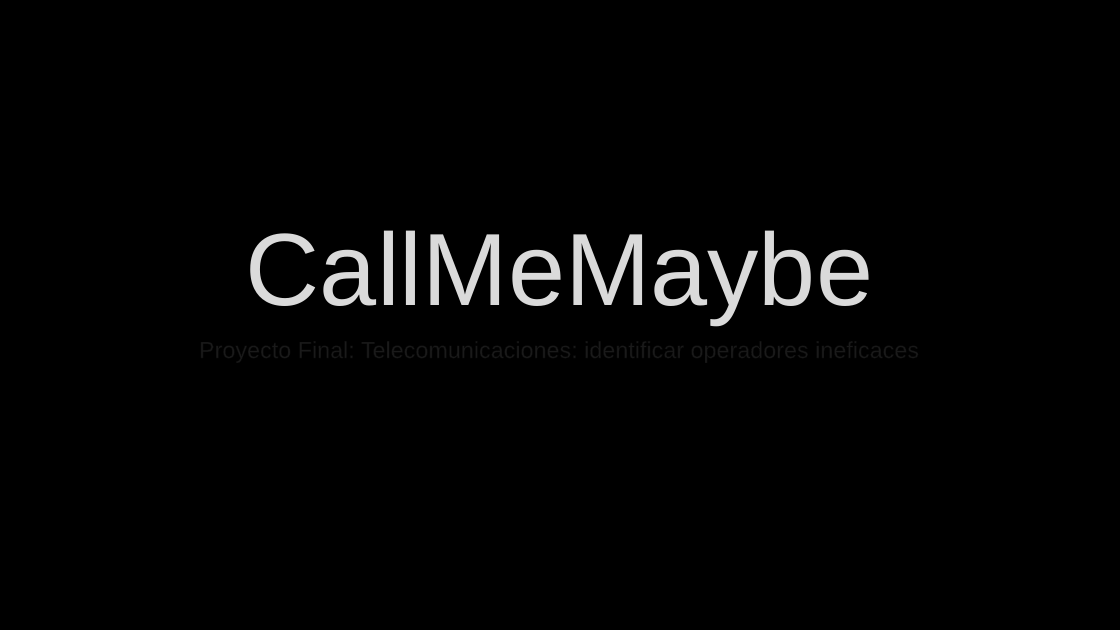
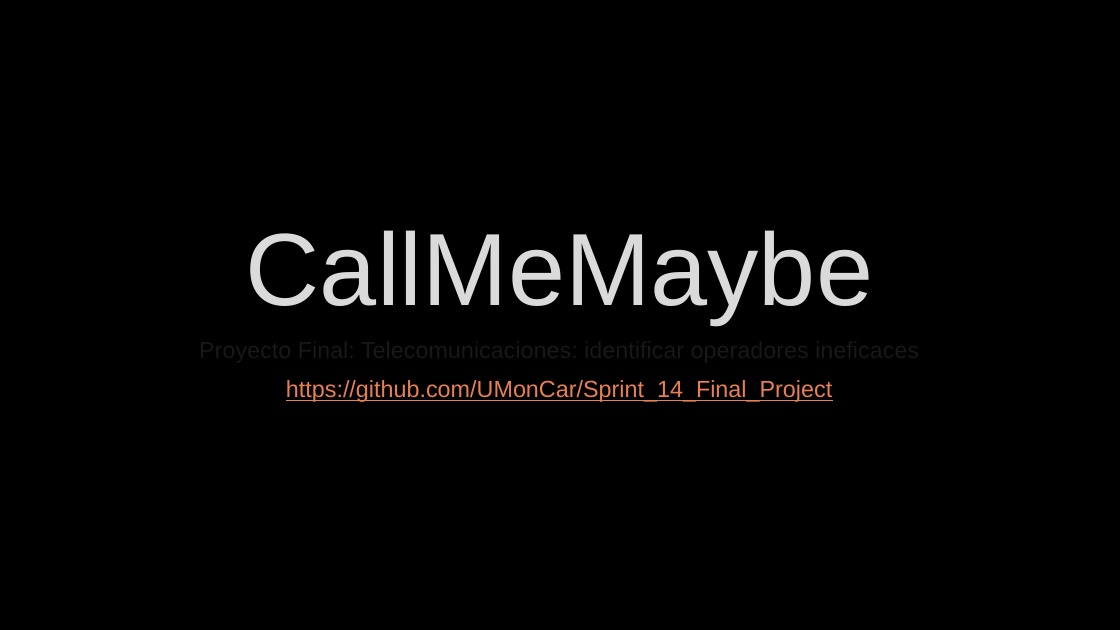
Before and after one commit to UMonCar/Sprint_14_Final_Project, a slide deck: slide 1 of Telecomunicaciones/CallMeMaybe.pptx. Drawn at 1120x630 pixels with LibreOffice and Linux fonts; fonts in the diff are those of the drawing; background and template pictures are left out. Boxes give left, top, right and bottom in pixels: in the first picture for what was removed or moved away, otherwise in the second. Text is boxed around its words. In the diff, an @@ line names an element or a change of style, - is before the commit and + after.

Commit message:
"Link to github added"

```diff
--- a/Telecomunicaciones/CallMeMaybe.pptx
+++ b/Telecomunicaciones/CallMeMaybe.pptx
@@ subtitle at (286, 380, 832, 402): paragraph added @@
+https://github.com/UMonCar/Sprint_14_Final_Project
```
Also in this commit, not shown: 2 other files.
